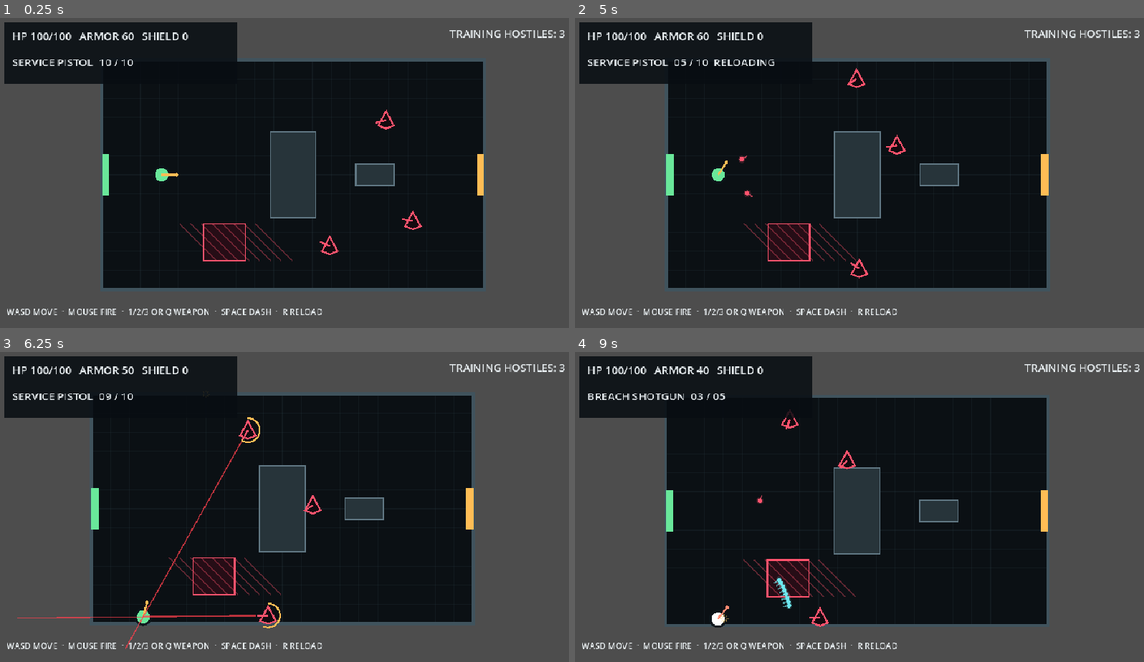
Above: before the commit, frames 1-4 (two rows, left to right).
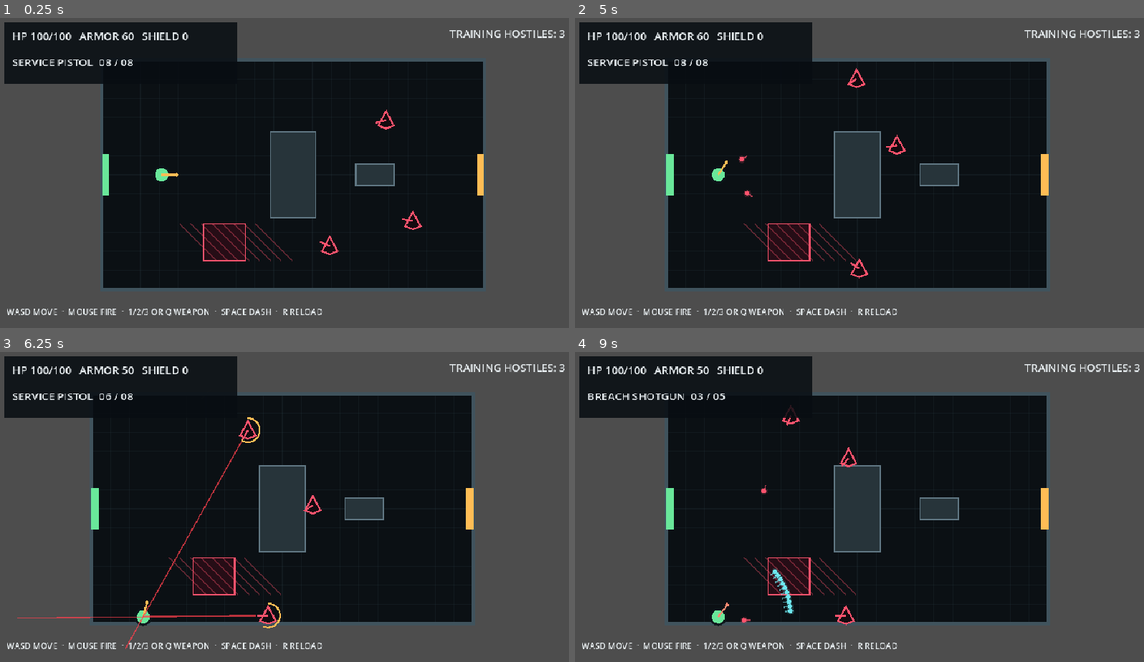
Above: after the commit, the same moments.

Repository: donly987647-max/Topdown-roguelite
Game: Godot game, scene res://scenes/main/Main.tscn
Two runs of this game, one before a commit and one after it. Both use one fixed random seed, a clock stepped at 60 frames per second and the inputs below.
Inputs (mouse positions are in pixels of both pictures, inside the frame that each line leads up to):
- Up to frame 1 (0.25 s): no input
- Up to frame 2 (5 s): tap Enter at 0.5 s; move the mouse to (984, 157) at 0.52 s; press the mouse at (984, 157) at 0.53 s; hold D (move_right) 0.53-1.25 s; release the mouse at (984, 157) at 1.25 s; drag from (740, 191) to (831, 238) at 1.27 s; move the mouse to (916, 104) at 2.02 s; press the mouse at (916, 104) at 2.03 s; hold D (move_right) 2.03-2.75 s; tap Space (dash) at 2.1 s; release the mouse at (916, 104) at 2.75 s; drag from (831, 238) to (683, 126) at 2.77 s; move the mouse to (1030, 222) at 3.52 s; press the mouse at (1030, 222) at 3.53 s; hold A (move_left) 3.53-4.25 s; tap E (interact) at 3.6 s; tap R (reload) at 4.15 s; release the mouse at (1030, 222) at 4.25 s; drag from (683, 126) to (774, 95) at 4.27 s
- Up to frame 3 (6.25 s): move the mouse to (312, 510) at 5.02 s; press the mouse at (312, 510) at 5.03 s; hold S (move_down) 5.03-5.75 s; tap 1 (weapon_slot_1) at 5.1 s; release the mouse at (312, 510) at 5.75 s; drag from (199, 429) to (165, 525) at 5.77 s
- Up to frame 4 (9 s): move the mouse to (984, 491) at 6.52 s; press the mouse at (984, 491) at 6.53 s; hold W (move_up) 6.53-7.25 s; tap 3 (weapon_slot_3) at 6.6 s; release the mouse at (984, 491) at 7.25 s; drag from (740, 525) to (831, 572) at 7.27 s; move the mouse to (916, 438) at 8.02 s; press the mouse at (916, 438) at 8.03 s; hold S (move_down) 8.03-8.75 s; right-click (916, 438) at 8.1 s; release the mouse at (916, 438) at 8.75 s; drag from (831, 572) to (683, 460) at 8.77 s

The runs differ from the first frame. In frame 1, less than 0.1% of the frame differs, in the area x 17-24%, y 13-16%; in frame 2, 0.2%; in frame 3, less than 0.1%; in frame 4, 2.7%, in the area x 15-84%, y 4-89%.

Commit message:
Apply P2 weapon parts to live firing runtime

Diff:
--- a/scripts/weapons/prototype_weapon.gd
+++ b/scripts/weapons/prototype_weapon.gd
@@ -3,9 +3,12 @@
 
 signal ammo_state_changed(current: int, capacity: int, reloading: bool)
 signal frame_changed(frame_id: StringName, display_name: String)
+signal build_changed(snapshot: Dictionary)
 
 var wielder: Node2D
 var frame: WeaponFrameData
+var equipped_parts: Array[WeaponPartData] = []
+var build: Dictionary = {}
 var current_ammo := 0
 var fire_cooldown := 0.0
 var reload_remaining := 0.0
@@ -13,6 +16,7 @@
 var _burst_remaining := 0
 var _burst_timer := 0.0
 var _ammo_by_frame: Dictionary = {}
+var _last_round_index := 0
 
 func setup(owner_actor: Node2D, initial_frame: WeaponFrameData) -> void:
 	wielder = owner_actor
@@ -23,25 +27,41 @@
 	if reload_remaining > 0.0:
 		reload_remaining -= delta
 		if reload_remaining <= 0.0:
-			current_ammo = frame.magazine_capacity
+			current_ammo = _capacity()
 			_ammo_by_frame[frame.frame_id] = current_ammo
-			ammo_state_changed.emit(current_ammo, frame.magazine_capacity, false)
+			ammo_state_changed.emit(current_ammo, _capacity(), false)
 	if _burst_remaining > 0:
 		_process_burst(delta)
 
 func equip_frame(next_frame: WeaponFrameData) -> void:
+	if next_frame == null:
+		return
+	equip_frame_with_parts(next_frame, WeaponPartCatalog.prototype_loadout_for(next_frame.frame_id))
+
+func equip_frame_with_parts(next_frame: WeaponFrameData, parts: Array[WeaponPartData]) -> void:
 	if next_frame == null:
 		return
 	if frame != null:
 		_ammo_by_frame[frame.frame_id] = current_ammo
 	frame = next_frame.duplicate_frame()
-	current_ammo = clampi(int(_ammo_by_frame.get(frame.frame_id, frame.magazine_capacity)), 0, frame.magazine_capacity)
+	equipped_parts.clear()
+	for part in parts:
+		if part != null:
+			equipped_parts.append(part.duplicate_part())
+	build = WeaponBuildCalculator.compile(frame, equipped_parts)
+	current_ammo = clampi(int(_ammo_by_frame.get(frame.frame_id, _capacity())), 0, _capacity())
 	fire_cooldown = 0.0
 	reload_remaining = 0.0
 	_burst_remaining = 0
 	_burst_timer = 0.0
 	frame_changed.emit(frame.frame_id, frame.display_name)
-	ammo_state_changed.emit(current_ammo, frame.magazine_capacity, false)
+	ammo_state_changed.emit(current_ammo, _capacity(), false)
+	build_changed.emit(get_build_snapshot())
+
+func equip_parts(parts: Array[WeaponPartData]) -> void:
+	if frame == null:
+		return
+	equip_frame_with_parts(frame, parts)
 
 func set_aim(direction: Vector2) -> void:
 	if direction.length_squared() > 0.001:
@@ -51,25 +71,26 @@
 func try_fire() -> bool:
 	if wielder == null or frame == null or fire_cooldown > 0.0 or reload_remaining > 0.0 or _burst_remaining > 0:
 		return false
-	if current_ammo <= 0:
+	if current_ammo < _ammo_cost():
 		start_reload()
 		return false
 	if frame.fire_mode == WeaponFrameData.FireMode.BURST:
-		_burst_remaining = mini(frame.burst_count, current_ammo)
+		var available_rounds := floori(float(current_ammo) / float(_ammo_cost()))
+		_burst_remaining = mini(frame.burst_count, available_rounds)
 		_fire_burst_round()
 		return true
 	_consume_round()
 	_spawn_volley()
-	fire_cooldown = frame.fire_interval
+	fire_cooldown = _statf("fire_interval", frame.fire_interval)
 	_emit_ammo()
 	return true
 
 func start_reload() -> bool:
-	if frame == null or reload_remaining > 0.0 or current_ammo >= frame.magazine_capacity or _burst_remaining > 0:
+	if frame == null or reload_remaining > 0.0 or current_ammo >= _capacity() or _burst_remaining > 0:
 		return false
-	reload_remaining = frame.reload_time
+	reload_remaining = _statf("reload_time", frame.reload_time)
 	AudioManager.play_cue(&"reload", -8.0)
-	ammo_state_changed.emit(current_ammo, frame.magazine_capacity, true)
+	ammo_state_changed.emit(current_ammo, _capacity(), true)
 	return true
 
 func _process_burst(delta: float) -> void:
@@ -78,14 +99,14 @@
 		_fire_burst_round()
 
 func _fire_burst_round() -> void:
-	if _burst_remaining <= 0 or current_ammo <= 0:
+	if _burst_remaining <= 0 or current_ammo < _ammo_cost():
 		_burst_remaining = 0
 		fire_cooldown = frame.burst_recovery
 		return
 	_consume_round()
 	_spawn_volley()
 	_burst_remaining -= 1
-	if _burst_remaining > 0 and current_ammo > 0:
+	if _burst_remaining > 0 and current_ammo >= _ammo_cost():
 		_burst_timer += frame.burst_interval
 	else:
 		_burst_remaining = 0
@@ -93,29 +114,49 @@
 	_emit_ammo()
 
 func _consume_round() -> void:
-	current_ammo = maxi(0, current_ammo - 1)
+	_last_round_index = maxi(0, _capacity() - current_ammo)
+	current_ammo = maxi(0, current_ammo - _ammo_cost())
 	_ammo_by_frame[frame.frame_id] = current_ammo
 
 func _spawn_volley() -> void:
-	var pellet_total := maxi(1, frame.pellet_count)
+	var pellet_total := _stati("pellet_count", frame.pellet_count)
+	var spread_degrees := _statf("spread_degrees", frame.spread_degrees)
+	var round_damage_multiplier := _round_damage_multiplier()
 	for pellet_index in pellet_total:
 		var shot_direction := aim_direction
 		if pellet_total > 1:
 			var ratio := float(pellet_index) / float(pellet_total - 1)
-			var angle_degrees := lerpf(-frame.spread_degrees * 0.5, frame.spread_degrees * 0.5, ratio)
+			var angle_degrees := lerpf(-spread_degrees * 0.5, spread_degrees * 0.5, ratio)
 			shot_direction = aim_direction.rotated(deg_to_rad(angle_degrees))
-		_spawn_projectile(shot_direction)
+		_spawn_projectile(shot_direction, round_damage_multiplier, true)
 	var volume := -4.5 if frame.fire_mode == WeaponFrameData.FireMode.SHOTGUN else -7.0
 	AudioManager.play_cue(&"fire", volume, 0.03)
 
-func _spawn_projectile(direction: Vector2) -> void:
+func _spawn_projectile(direction: Vector2, damage_multiplier: float, allow_clone: bool) -> void:
+	_create_projectile(direction, damage_multiplier)
+	if not allow_clone:
+		return
+	var clone_chance := float(_effects().get("clone_chance", 0.0))
+	if clone_chance <= 0.0 or randf() >= clone_chance:
+		return
+	var clone_multiplier := float(_effects().get("clone_damage_multiplier", 0.55))
+	var clone_direction := direction.rotated(deg_to_rad(randf_range(-2.0, 2.0)))
+	_create_projectile(clone_direction, damage_multiplier * clone_multiplier)
+
+func _create_projectile(direction: Vector2, damage_multiplier: float) -> void:
 	var projectile_data := ProjectileData.new()
-	projectile_data.damage = frame.base_damage
-	projectile_data.speed = frame.projectile_speed
-	projectile_data.lifetime = frame.projectile_lifetime
-	projectile_data.radius = frame.projectile_radius
-	projectile_data.knockback = frame.knockback
-	projectile_data.critical_chance = frame.critical_chance
+	projectile_data.damage = _statf("damage", frame.base_damage) * damage_multiplier
+	projectile_data.speed = _statf("projectile_speed", frame.projectile_speed)
+	projectile_data.lifetime = _statf("projectile_lifetime", frame.projectile_lifetime)
+	projectile_data.radius = _statf("projectile_radius", frame.projectile_radius)
+	projectile_data.pierce_count = _stati("pierce_count", 0)
+	projectile_data.pierce_damage_decay = float(_effects().get("pierce_damage_decay", 0.0))
+	projectile_data.ricochet_count = _stati("ricochet_count", 0)
+	projectile_data.ricochet_damage_multiplier = float(_effects().get("ricochet_damage_multiplier", 1.0))
+	projectile_data.knockback = _statf("knockback", frame.knockback)
+	projectile_data.critical_chance = _statf("critical_chance", frame.critical_chance)
+	projectile_data.status_type = StringName(_effects().get("status_type", &""))
+	projectile_data.status_buildup = _statf("status_buildup", 0.0)
 	projectile_data.faction = &"player"
 	projectile_data.collision_mask = GameConstants.LAYER_WORLD | GameConstants.LAYER_ENEMY
 	var projectile := CombatProjectile.new()
@@ -125,20 +166,62 @@
 	parent.add_child(projectile)
 	projectile.setup(projectile_data, wielder.global_position + direction * 24.0, direction, wielder)
 
+func _round_damage_multiplier() -> float:
+	var decay := float(_effects().get("reverse_round_damage_decay", 0.0))
+	if decay <= 0.0:
+		return 1.0
+	return maxf(0.10, 1.0 - float(_last_round_index) * decay)
+
+func _capacity() -> int:
+	return _stati("magazine_capacity", frame.magazine_capacity if frame != null else 1)
+
+func _ammo_cost() -> int:
+	return maxi(1, int(_effects().get("ammo_cost", 1)))
+
+func _stats() -> Dictionary:
+	return build.get("stats", {}) as Dictionary
+
+func _effects() -> Dictionary:
+	return build.get("effects", {}) as Dictionary
+
+func _statf(key: String, fallback: float) -> float:
+	return float(_stats().get(key, fallback))
+
+func _stati(key: String, fallback: int) -> int:
+	return int(_stats().get(key, fallback))
+
 func _emit_ammo() -> void:
-	ammo_state_changed.emit(current_ammo, frame.magazine_capacity, reload_remaining > 0.0)
+	ammo_state_changed.emit(current_ammo, _capacity(), reload_remaining > 0.0)
 
 func get_snapshot() -> Dictionary:
 	if frame == null:
 		return {}
+	var reload_time := _statf("reload_time", frame.reload_time)
 	return {
 		"frame_id": frame.frame_id,
 		"display_name": frame.display_name,
 		"current": current_ammo,
-		"capacity": frame.magazine_capacity,
+		"capacity": _capacity(),
 		"reloading": reload_remaining > 0.0,
-		"reload_progress": 1.0 - clampf(reload_remaining / frame.reload_time, 0.0, 1.0),
-		"fire_mode": frame.fire_mode
+		"reload_progress": 1.0 - clampf(reload_remaining / reload_time, 0.0, 1.0),
+		"fire_mode": frame.fire_mode,
+		"parts": get_build_snapshot().get("part_ids", PackedStringArray())
+	}
+
+func get_build_snapshot() -> Dictionary:
+	var part_ids := PackedStringArray()
+	var part_names := PackedStringArray()
+	for part in equipped_parts:
+		part_ids.append(String(part.part_id))
+		part_names.append(part.display_name)
+	return {
+		"frame_id": frame.frame_id if frame != null else &"",
+		"part_ids": part_ids,
+		"part_names": part_names,
+		"power_cost": int(build.get("power_cost", 0)),
+		"weight": float(build.get("weight", 0.0)),
+		"stats": _stats().duplicate(true),
+		"effects": _effects().duplicate(true)
 	}
 
 func get_display_name() -> String:
